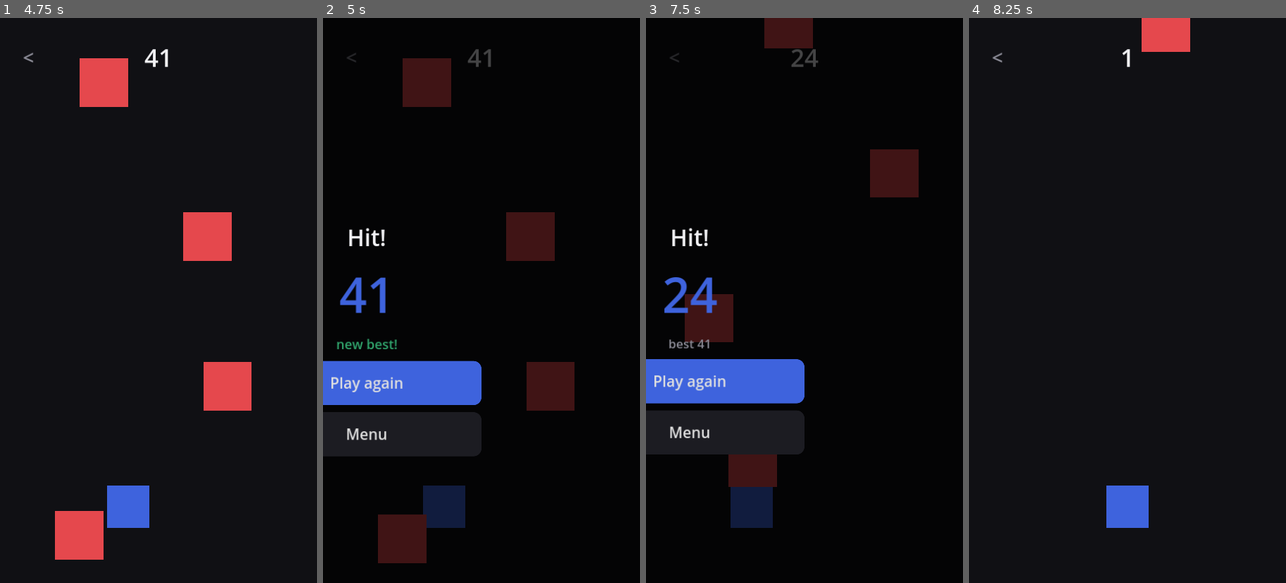
Above: before the commit, frames 1-4 (left to right).
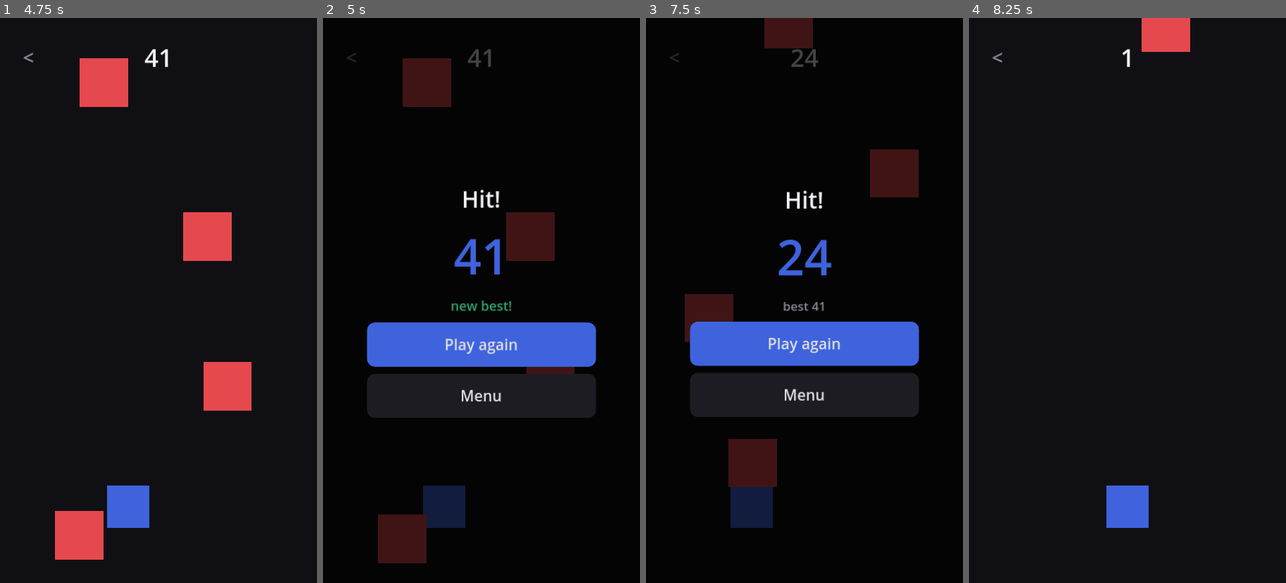
Above: after the commit, the same moments.

Repository: joschalt-crypto/Claude
Game: Godot game, scene res://scenes/MainMenu.tscn
Two runs of this game, one before a commit and one after it. Both use one fixed random seed, a clock stepped at 60 frames per second and the inputs below.
Inputs (mouse positions are in pixels of both pictures, inside the frame that each line leads up to):
- Up to frame 1 (4.75 s): click (158, 181) at 0.52 s; move the mouse to (228, 272) at 1.27 s; hold Right (ui_right) 1.28-2 s; click (228, 272) at 1.42 s; drag from (95, 328) to (142, 413) at 2.02 s; move the mouse to (190, 176) at 2.77 s; hold Right (ui_right) 2.78-3.5 s; click (190, 176) at 2.92 s; drag from (142, 413) to (63, 215) at 3.52 s; move the mouse to (253, 385) at 4.27 s; hold Left (ui_left) from 4.28 s (still down); click (253, 385) at 4.42 s
- Up to frame 2 (5 s): keep holding Left (ui_left)
- Up to frame 3 (7.5 s): release Left (ui_left) at 5 s; click "Play again" at 5 s; drag from (709, 215) to (756, 159) at 5.77 s; move the mouse to (820, 300) at 6.52 s; hold Left (ui_left) 6.53-7.25 s; click (820, 300) at 6.67 s; drag from (756, 159) to (741, 328) at 7.27 s
- Up to frame 4 (8.25 s): click "Play again" at 8 s

Frame 1 is identical in both runs. In frame 2, 17% of the frame differs, in the area x 0-87%, y 30-78%; in frame 3, 17%; in frame 4, nothing differs.

Commit message:
Add web build so the games are playable on a phone
The container has no display, so the games could not be tried out from a
session. This exports the project to WebAssembly into docs/, which GitHub
Pages can serve, giving a URL that works on a phone browser.

- tools/build_web.sh exports into docs/ and fetches Godot's export
  templates on first run.
- Uses the nothreads web template deliberately: the threaded build needs
  COOP/COEP response headers, which GitHub Pages cannot set.
- Adds docs/.nojekyll so Pages does not run Jekyll over the build output.
- Centres the game-over card with a CenterContainer. Anchoring the VBox
  directly left it clipped off the left edge on a 390px-wide phone
  viewport, which the desktop-sized render did not reveal.

Verified in headless Chromium at a 390x844 touch viewport: the build loads
with no console errors, tapping a menu card starts the game, dragging moves
the player, a collision shows the game-over card, and "Play again" restarts.

Co-Authored-By: Claude Opus 5 <noreply@anthropic.com>
Claude-Session: https://claude.ai/code/session_019dKFZFbfc2XT3cUVssHULj

Diff:
--- a/mobile-games/scripts/GameScreen.gd
+++ b/mobile-games/scripts/GameScreen.gd
@@ -65,13 +65,18 @@
 	dim.mouse_filter = Control.MOUSE_FILTER_STOP
 	_overlay.add_child(dim)
 
+	# A CenterContainer keeps the card centred at any screen size; anchoring
+	# the VBox directly leaves it clipped against the left edge on narrow
+	# phones.
+	var center := CenterContainer.new()
+	center.set_anchors_preset(Control.PRESET_FULL_RECT)
+	center.mouse_filter = Control.MOUSE_FILTER_IGNORE
+	_overlay.add_child(center)
+
 	var box := VBoxContainer.new()
-	box.set_anchors_preset(Control.PRESET_CENTER)
 	box.add_theme_constant_override("separation", 16)
 	box.custom_minimum_size = Vector2(520, 0)
-	box.position = Vector2(-260, -180)
-	box.grow_horizontal = Control.GROW_DIRECTION_BOTH
-	_overlay.add_child(box)
+	center.add_child(box)
 
 	box.add_child(Palette.label(headline, 52))
 	box.add_child(Palette.label(str(score), 110, Palette.ACCENT))
Not shown, added: mobile-games/export_presets.cfg
Not shown, changed: .gitignore
Not shown, added: docs/.nojekyll
Not shown, added: docs/index.apple-touch-icon.png
Not shown, added: docs/index.audio.worklet.js
Not shown, added: docs/index.html
Not shown, added: docs/index.icon.png
Not shown, added: docs/index.js
Not shown, added: docs/index.pck
Not shown, added: docs/index.png
Not shown, added: docs/index.wasm
Not shown, changed: mobile-games/README.md
(and 1 more such lines)
